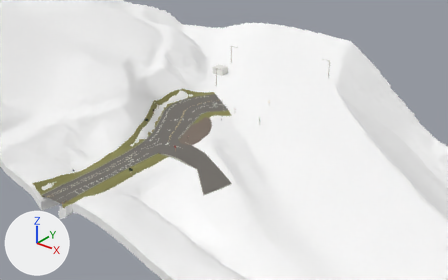
Before and after pictures for a commit that changed the glTF model app/world/hand/conz_7.glb.
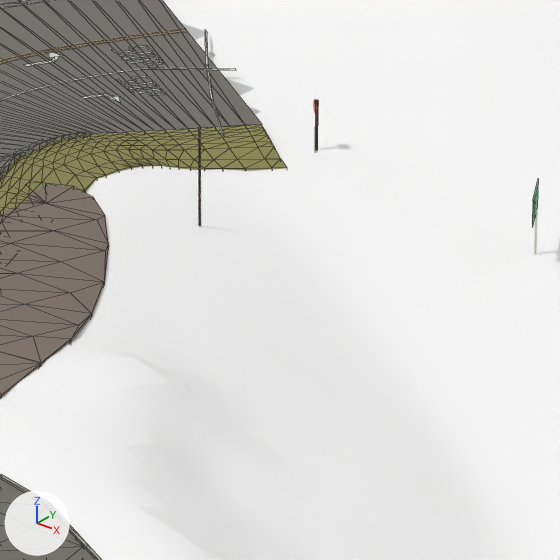
Each version appears first from a 50 mm lens placed at (148.4, -145.4, 188.7), pointed at (4.3, 34.8, 77.0), and next in a close-up on the part from 45% to 59% of the width and 35% to 57% of the height. Lighting does not change. The marker at lower left points along +X, +Y and +Z. The older version's two pictures come first. The close-ups show mesh edges as thin lines.

In view in the first close-up: 'lot7_4', 'lot_gravel_ax7', 'paint_white7', 'road7', 'terrain7', 'verge7R' and 8 more.
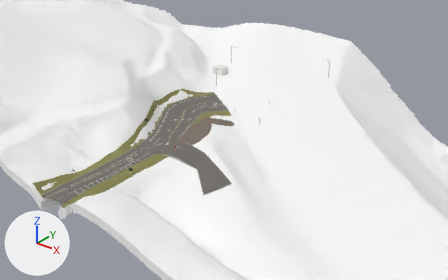
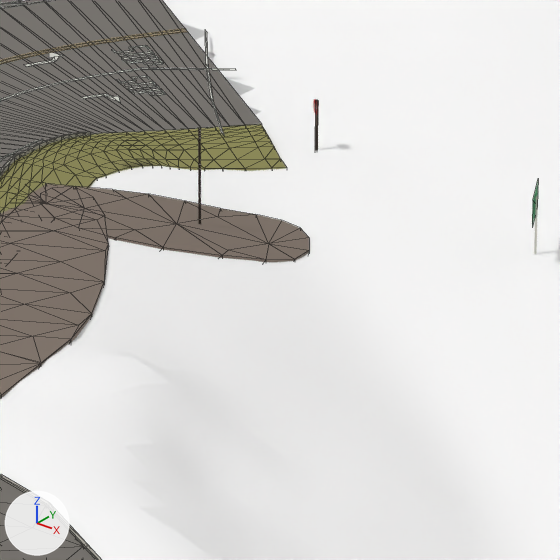
Pixel boxes (x1, y1, x2, y2) of what changed, in the close-ups (560 x 560 px):
'lot_gravel_isl7', added: after (40, 186, 309, 262)

The change, as a list of edits to the scene's bpy script:
```text
Add me_mesh_24_1:
    me_mesh_24_1.from_pydata(...)  # 47 vertices, 72 faces; spans x 1821.82..1832.42, y 533.02..544.43, z 79.6..85.6
    me_mesh_24_1.materials.append(mat_lot_gravel_ax)  # brown #817369
Add ob_lot_gravel_isl7:
    ob_lot_gravel_isl7 = bpy.data.objects.new('lot_gravel_isl7', me_mesh_24_1)
    ob_lot_gravel_isl7.location = (-1826.33, -503.21, 0.0)
```
